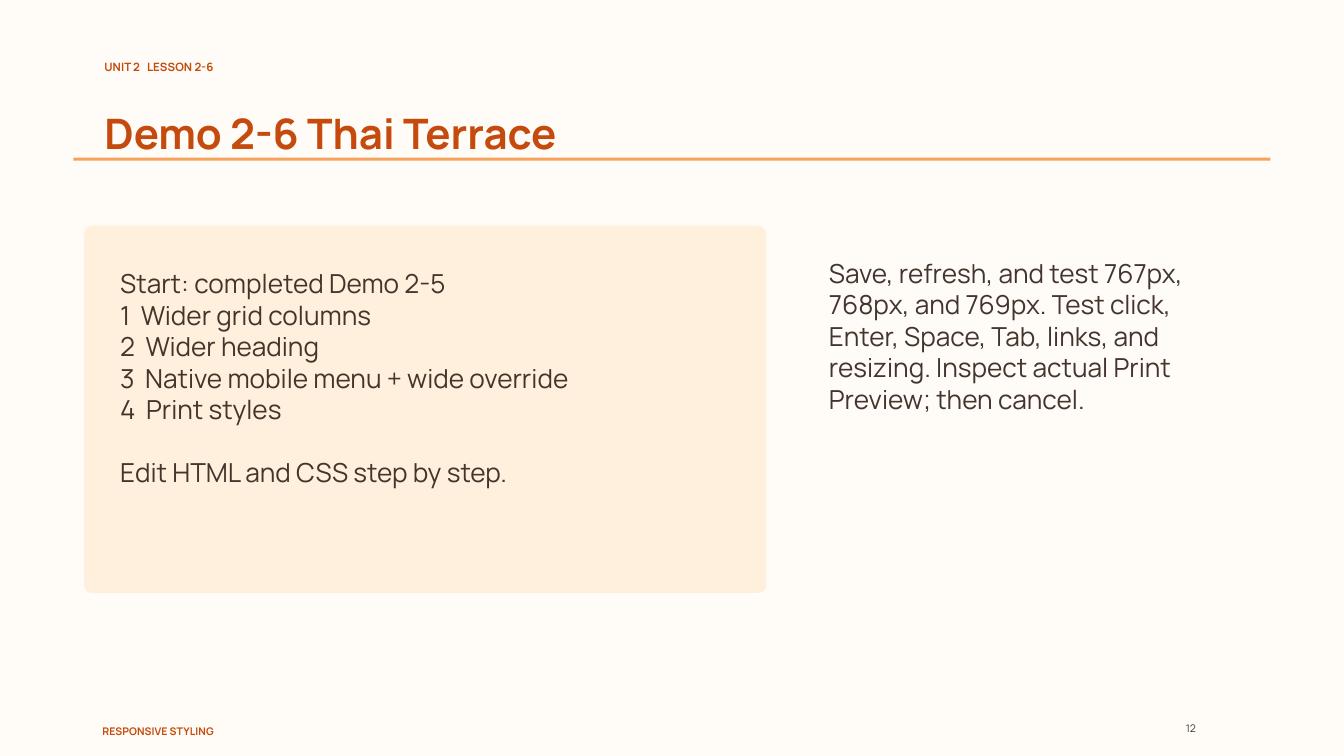
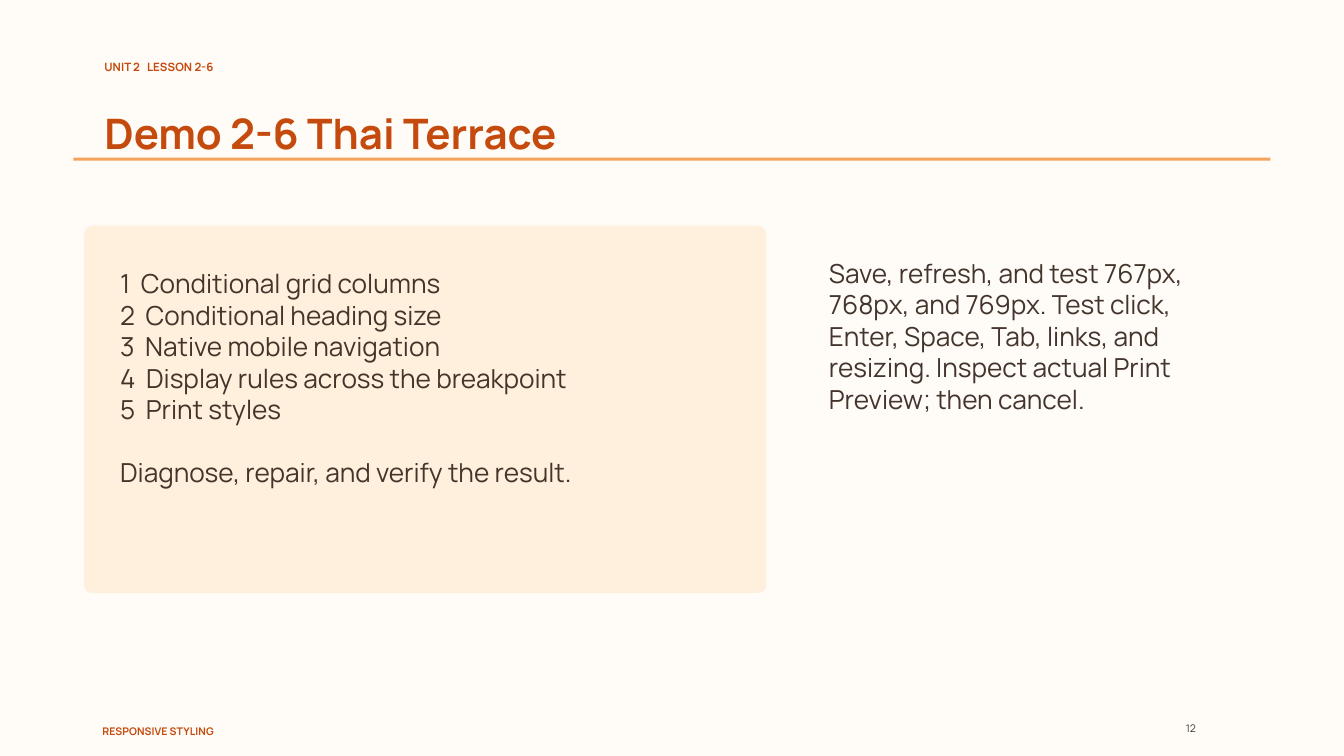
Before and after one commit to nakarapunchai/cis181-course-template, a slide deck: slide 12 of demo/Demo 2-6/Lesson 2-6 Responsive Styling.pptx. Drawn at 1344x756 pixels with LibreOffice and Linux fonts; fonts in the diff are those of the drawing. Boxes give left, top, right and bottom in pixels: in the first picture for what was removed or moved away, otherwise in the second. Text is boxed around its words. In the diff, an @@ line names an element or a change of style, - is before the commit and + after.

Commit message:
Refocus Demo 2-6 teaching materials on responsive CSS and diagnostic practice

```diff
--- a/demo/Demo 2-6/Lesson 2-6 Responsive Styling.pptx
+++ b/demo/Demo 2-6/Lesson 2-6 Responsive Styling.pptx
@@ text at bbox=[120, 273, 572, 489]: text changed @@
-Start: completed Demo 2-5
-1 Wider grid columns
-2 Wider heading
-3 Native mobile menu + wide override
-4 Print styles
-Edit HTML and CSS step by step.
+1 Conditional grid columns
+2 Conditional heading size
+3 Native mobile navigation
+4 Display rules across the breakpoint
+5 Print styles
+Diagnose, repair, and verify the result.
```
Also in this commit, not shown: 6 other slides changed, 3 other files.
